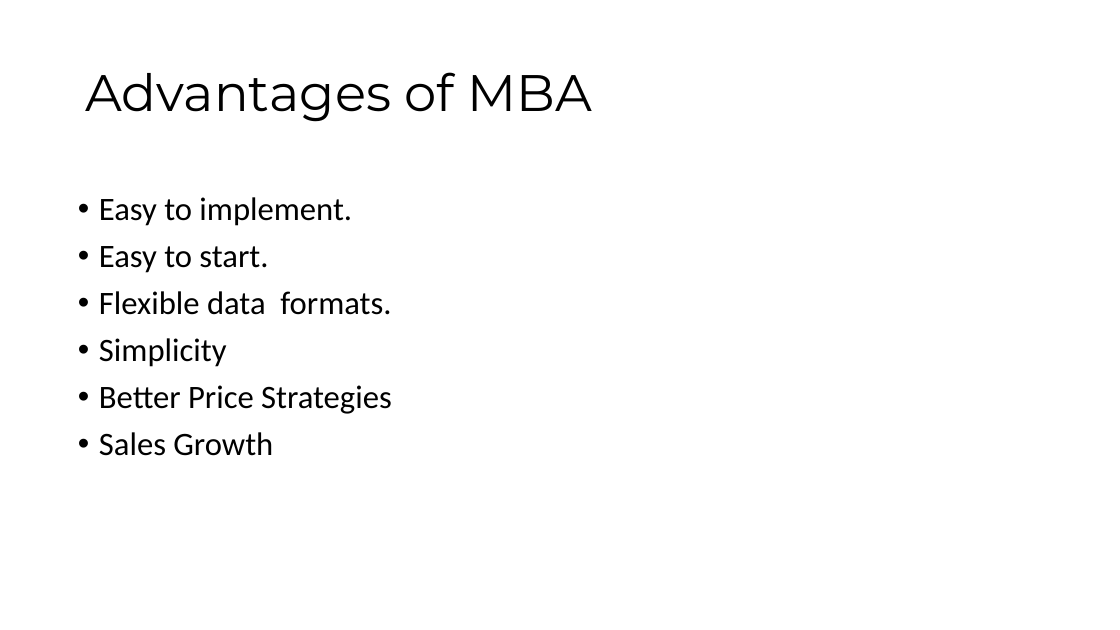
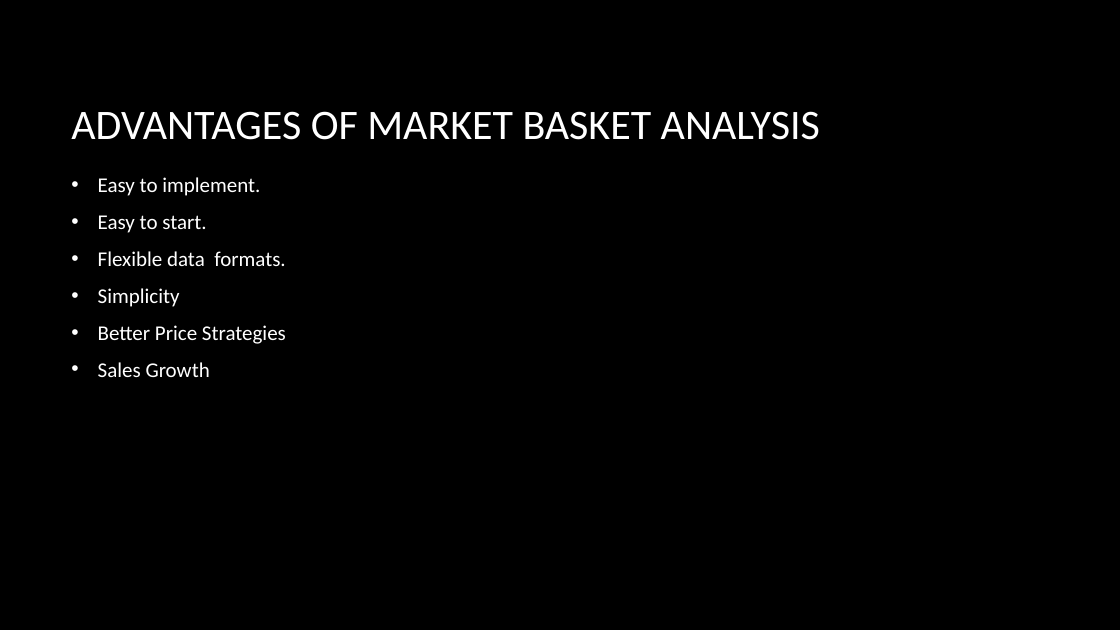
Before and after one commit to keerthiratna/Grocery-Genius-Smart-grocery-shopping-Assistance-with-basket-analysis, a slide deck: slide 18 of MARKET BASKET ANALYSIS PRESENTATION PPT.pptx (slide 19 before the commit). Drawn at 1120x630 pixels with LibreOffice and Linux fonts; fonts in the diff are those of the drawing; background and template pictures are left out. Boxes give left, top, right and bottom in pixels: in the first picture for what was removed or moved away, otherwise in the second. Text is boxed around its words. In the diff, an @@ line names an element or a change of style, - is before the commit and + after.

```diff
--- a/MARKET BASKET ANALYSIS PRESENTATION PPT.pptx
+++ b/MARKET BASKET ANALYSIS PRESENTATION PPT.pptx
@@ background #FFFFFF to picture (left out) @@
@@ title at <box>71,111,820,140</box>: text changed; size 44 to 36 pt; font Montserrat to Calibri; text colour #000000 to #FFFFFF @@
-Advantages of MBA
+ADVANTAGES OF MARKET BASKET ANALYSIS
@@ text "Easy to implement.": place and size @@
-text "Easy to implement." at <box>99,197,392,456</box>
+text "Easy to implement." at <box>98,177,286,377</box>
@@ text "Easy to implement." at <box>98,177,286,377</box>: size 28 to 18 pt, text colour #000000 to #FFFFFF; indent changed; line spacing 0.9 to 1; vertical alignment top to middle @@
```
Also in this commit, not shown: 23 other slides changed, 3 slides added, 3 slides removed, 1 other file.
